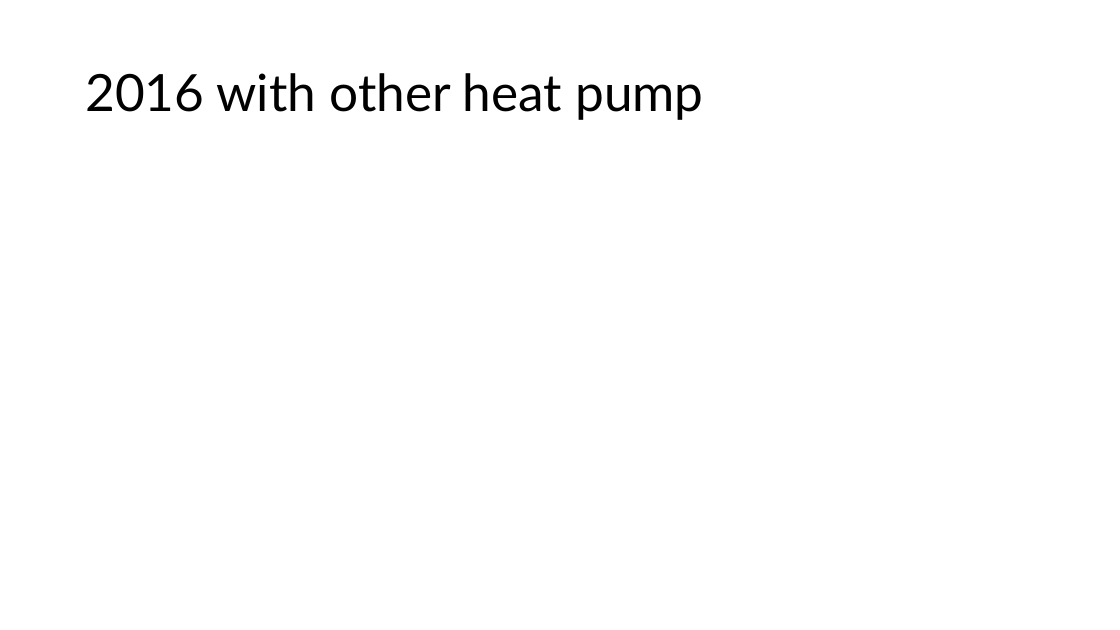
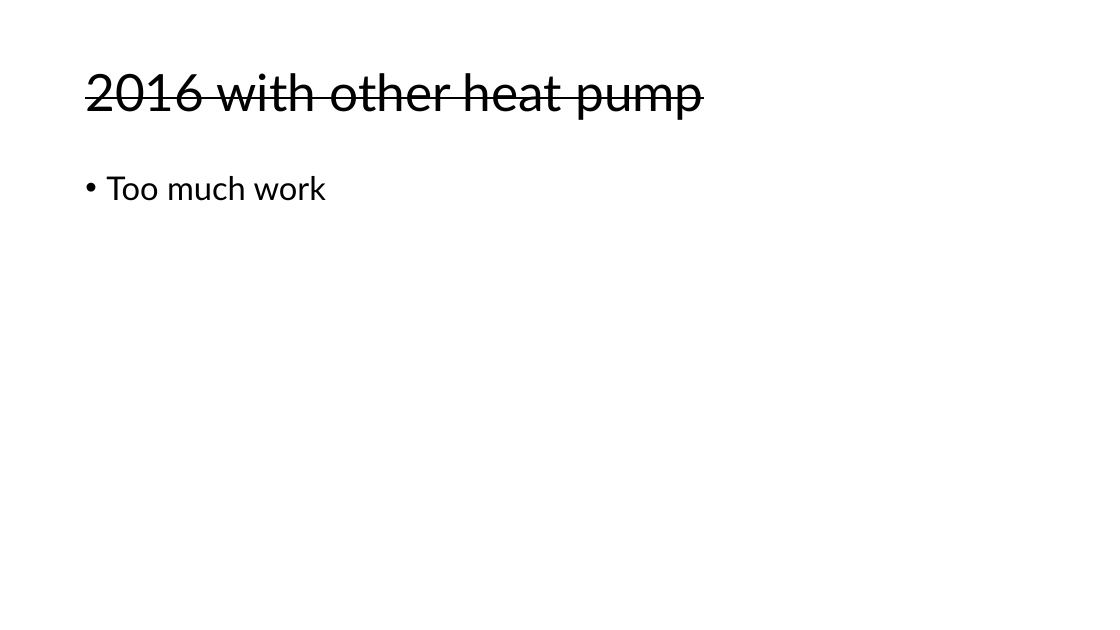
Before and after one commit to eyjomoin/Modeling-buildings-and-their-heating-systems, a slide deck: slide 29 of presentation/heat.pptx (slide 27 before the commit). Drawn at 1120x630 pixels with LibreOffice and Linux fonts; fonts in the diff are those of the drawing. Boxes give left, top, right and bottom in pixels: in the first picture for what was removed or moved away, otherwise in the second. Text is boxed around its words. In the diff, an @@ line names an element or a change of style, - is before the commit and + after.

```diff
--- a/presentation/heat.pptx
+++ b/presentation/heat.pptx
@@ title "2016 with other heat pump" at [85,73,703,120]: strikethrough on @@
@@ text added at [106,176,326,201], 28 pt, text #000000 @@
+• Too much work
```
Also in this commit, not shown: 2 slides added.
